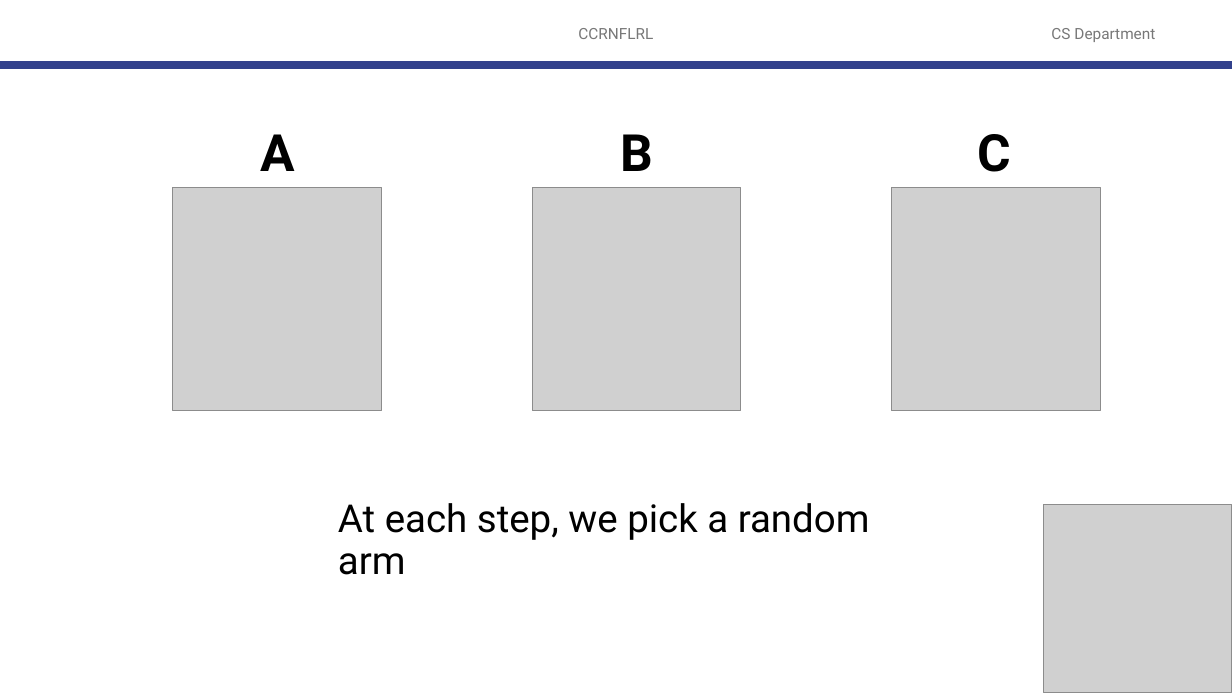
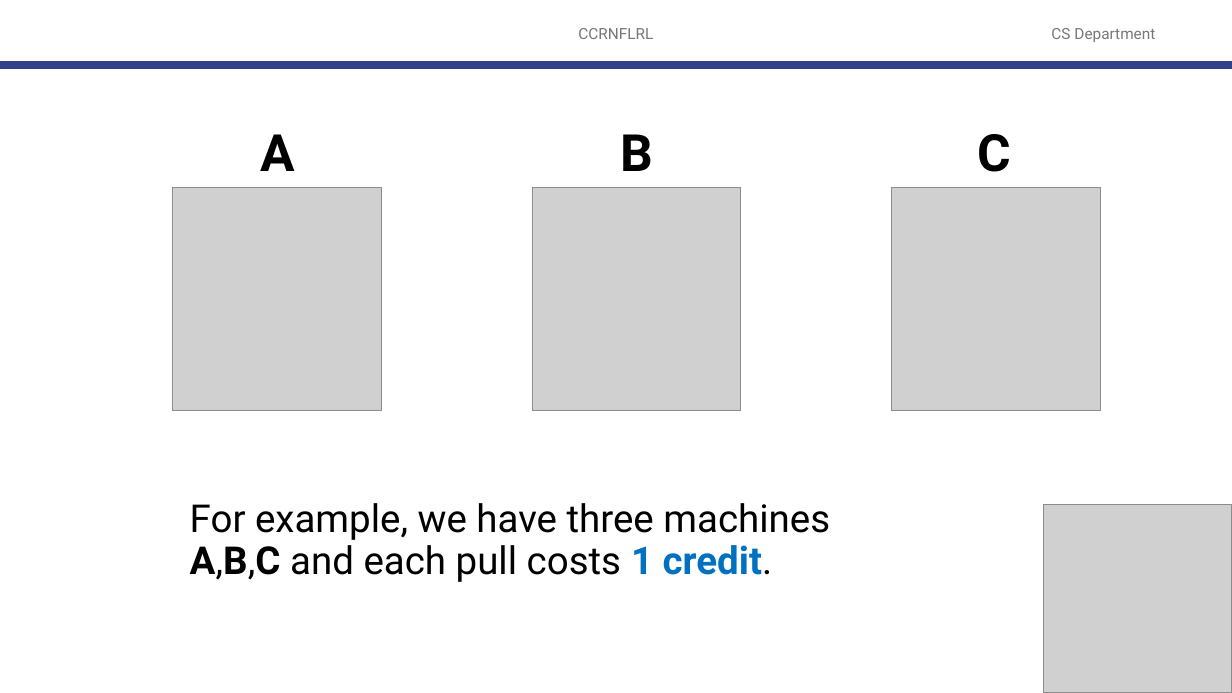
Before and after one commit to robitussin/CCRNFLRL, a slide deck: slide 20 of 9 - Exploration and Exploitation/Exploration and Exploitation.pptx (slide 19 before the commit). Drawn at 1232x693 pixels with LibreOffice and Linux fonts; fonts in the diff are those of the drawing; grey boxes stand for pictures; background and template pictures are left out. Boxes give left, top, right and bottom in pixels: in the first picture for what was removed or moved away, otherwise in the second. Text is boxed around its words. In the diff, an @@ line names an element or a change of style, - is before the commit and + after.

```diff
--- a/9 - Exploration and Exploitation/Exploration and Exploitation.pptx
+++ b/9 - Exploration and Exploitation/Exploration and Exploitation.pptx
@@ text at <box>190,503,830,582</box>: text changed @@
-At each step, we pick a random arm
+For example, we have three machines A,B,C and each pull costs 1 credit.
```
Also in this commit, not shown: 31 other slides changed, 46 slides added, 12 slides removed, 1 other file.
